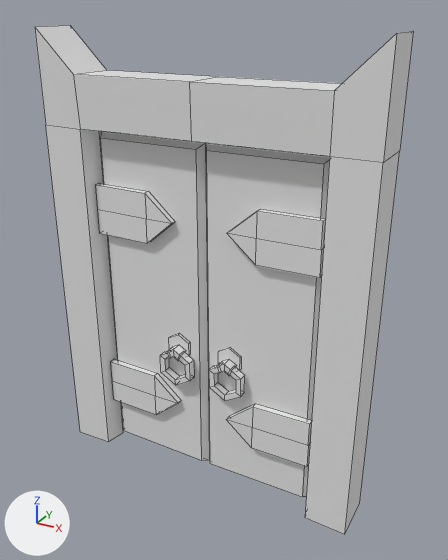
A saved change to the FBX model Assets/3DAssets/B_Door.fbx.
Before and after are seen from a camera (50 mm lens) standing at (0.592, -1.178, 0.984) and looking at (0.031, -0.159, 0.474). Every picture has the same lights, and +X, +Y and +Z are marked at lower left. Mesh edges are drawn as thin lines. Where no turn or scale is listed for an object, it has been applied to the vertices.

In view in the first picture: 'Door'.
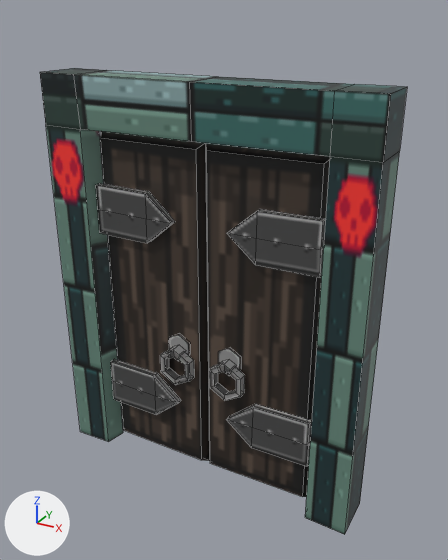
Changed parts and their boxes [x1, y1, x2, y2] in the pictures (448 x 560 px; the box of a moved part takes in the faces that stretch with it):
'Door', recoloured, reshaped, surface changed (8% shorter): before [35, 25, 413, 534]; after [40, 68, 407, 534]
part 1 of me_cylinder_004, moved or reshaped: before [330, 31, 413, 162]; after [330, 84, 407, 162]
part 2 of me_cylinder_004, moved or reshaped: before [35, 25, 106, 129]; after [40, 68, 104, 129]
part 3 of me_cylinder_004, surface changed: [46, 70, 400, 534] in both

The change, as a diff of the scene's bpy script:
```diff
--- a/Assets/3DAssets/B_Door.fbx.py
+++ b/Assets/3DAssets/B_Door.fbx.py
@@ img_door_texture_png @@
+img_door_texture_png = load_image('door_texture.png', '_unpacked/door_texture.png', 256, 256, 'sRGB')
@@ mat_door_tex @@
+mat_door_tex = principled_material('Door_tex')
+mat_door_tex.texture = img_door_texture_png  # with its transparency
@@ me_cylinder_004 @@
 # used by ob_door; location = (0.0, 0.0, 0.0)
-me_cylinder_004.from_pydata(...)  # 208 vertices, 172 faces; spans x -0.348..0.348, y -0.227..-0.124, z 0.0..0.95
-me_cylinder_004.vertices[78].co = (0.348, -0.224, 0.95)  # pixel (396, 33)
-me_cylinder_004.vertices[95].co = (0.348, -0.124, 0.95)  # pixel (413, 31)
-me_cylinder_004.vertices[80].co = (-0.348, -0.224, 0.95)  # pixel (34, 26)
-me_cylinder_004.vertices[93].co = (-0.348, -0.124, 0.95)  # pixel (70, 25)
-me_cylinder_004.materials.append(mat_material_001)  # white #e7e7e7
+me_cylinder_004.from_pydata(...)  # 208 vertices, 172 faces; spans x -0.348..0.348, y -0.227..-0.124, z 0.0..0.867
+# me_cylinder_004 part 1
+me_cylinder_004.vertices[78].co = (0.348, -0.224, 0.867)  # pixel (390, 93)
+me_cylinder_004.vertices[95].co = (0.348, -0.124, 0.867)  # pixel (407, 86)
+# me_cylinder_004 part 2
+me_cylinder_004.vertices[80].co = (-0.348, -0.224, 0.867)  # pixel (39, 71)
+me_cylinder_004.vertices[93].co = (-0.348, -0.124, 0.867)  # pixel (74, 68)
+# me_cylinder_004 part 3: texture (UV) coordinates of 172 of 172 faces, centred in x -0.348..0.348, y -0.224..-0.164, z 0.01..0.908, changed; they spanned u 0.03..0.96, v 0.02..0.98 and now span u 0.07..0.99, v 0.02..0.98
+me_cylinder_004.materials.append(mat_door_tex)  # picture img_door_texture_png
```
